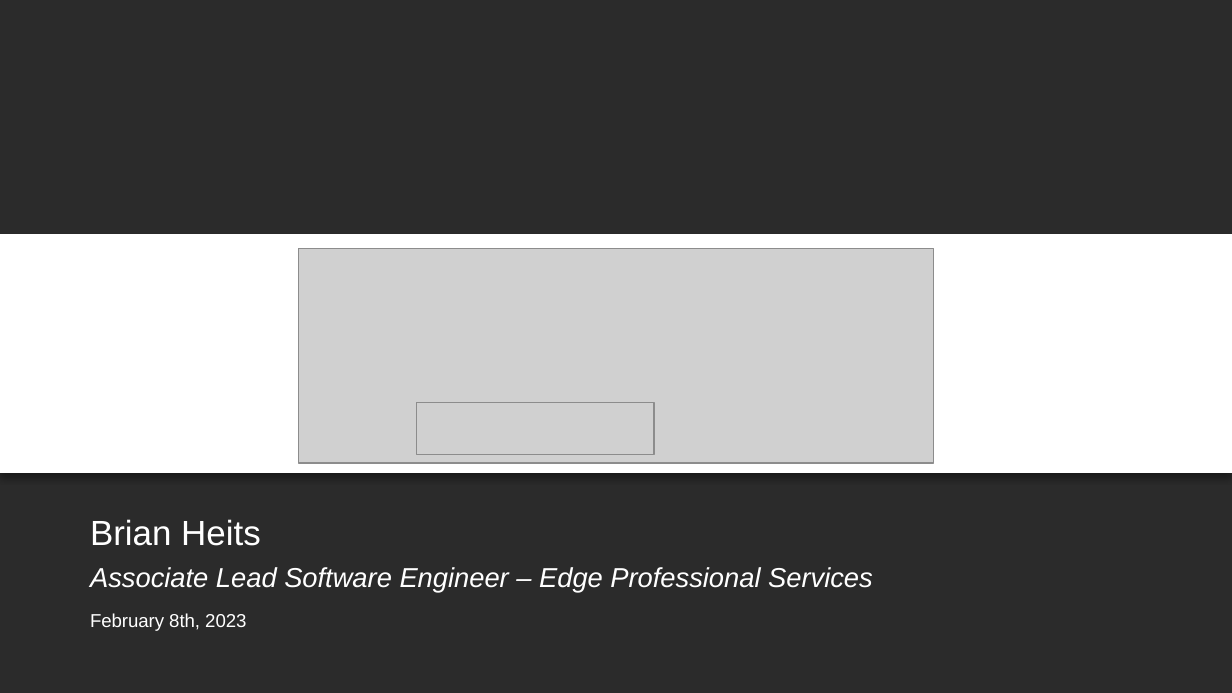
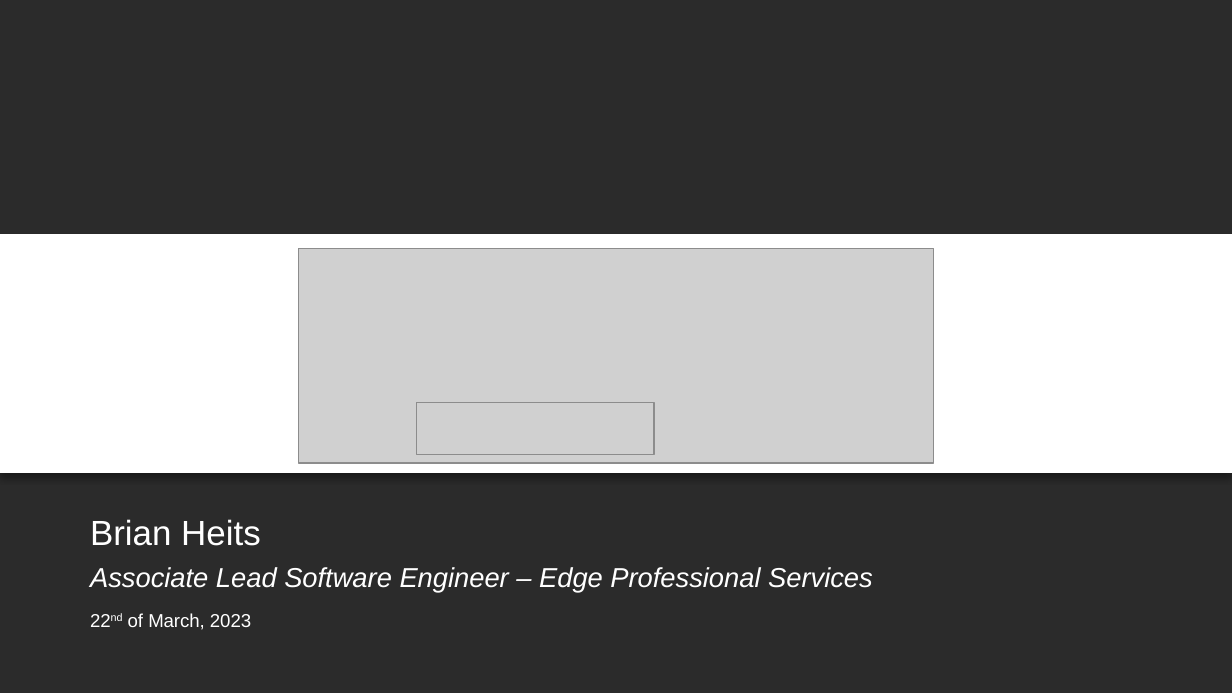
Before and after one commit to BH018364/SMART-on-FHIR-Training, a slide deck: slide 1 of smart-authorization-presentation.pptx. Drawn at 1232x693 pixels with LibreOffice and Linux fonts; fonts in the diff are those of the drawing; grey boxes stand for pictures; background and template pictures are left out; a plain dark background stands for a picture behind light text. Boxes give left, top, right and bottom in pixels: in the first picture for what was removed or moved away, otherwise in the second. Text is boxed around its words. In the diff, an @@ line names an element or a change of style, - is before the commit and + after.

Commit message:
PHSA_CD March 2023 Updates

```diff
--- a/smart-authorization-presentation.pptx
+++ b/smart-authorization-presentation.pptx
@@ text at [128,613,251,630]: text changed @@
-February 8th, 2023
+22nd of March, 2023
```
Also in this commit, not shown: 1 other file.
